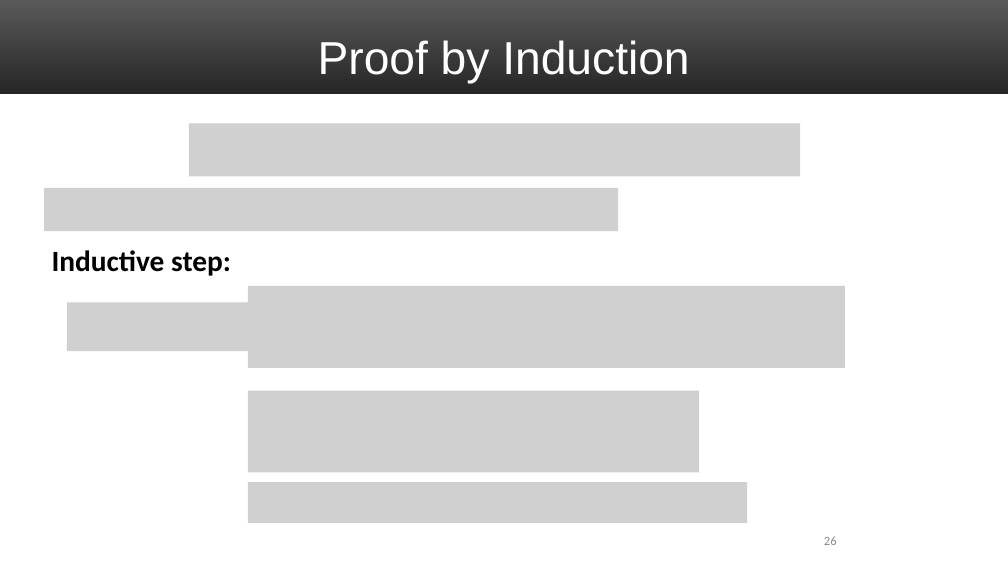
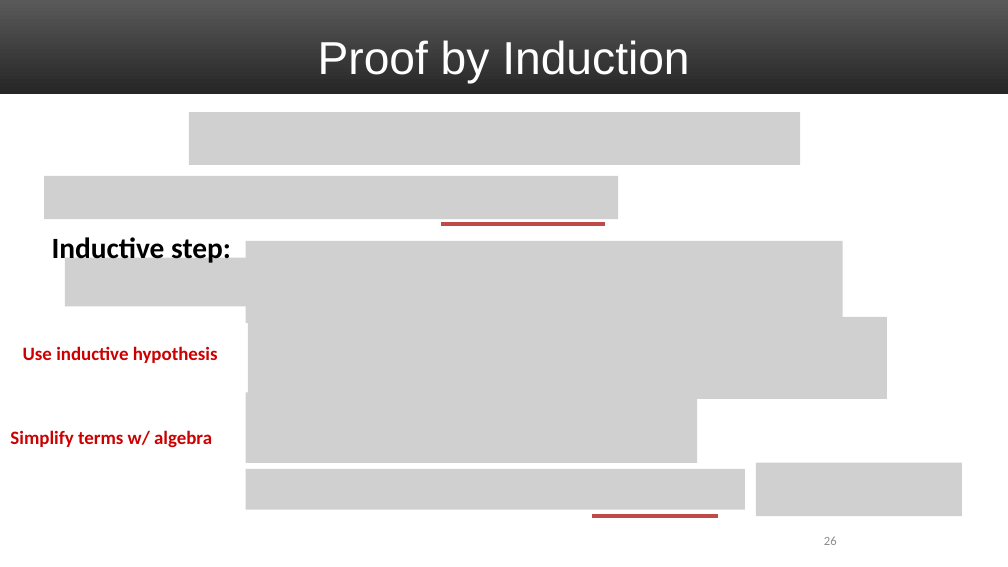
Before and after one commit to uva-cs/cs4102-f21, a slide deck: slide 26 of slides/quickselect_MM.pptx. Drawn at 1008x567 pixels with LibreOffice and Linux fonts; fonts in the diff are those of the drawing; grey boxes stand for pictures. Boxes give left, top, right and bottom in pixels: in the first picture for what was removed or moved away, otherwise in the second. Text is boxed around its words. In the diff, an @@ line names an element or a change of style, - is before the commit and + after.

```diff
--- a/slides/quickselect_MM.pptx
+++ b/slides/quickselect_MM.pptx
@@ 2 pictures, 1 text moved together from (x1=44, y1=123, x2=800, y2=276) to (x1=44, y1=112, x2=800, y2=266) @@
@@ line added from (442, 224) to (605, 224), #BF4C48 3.5 pt @@
@@ picture added at (x1=65, y1=258, x2=309, y2=307) @@
@@ picture moved from (x1=248, y1=286, x2=845, y2=368) to (x1=246, y1=241, x2=843, y2=323) @@
@@ picture removed at (x1=67, y1=302, x2=312, y2=352) @@
@@ picture added at (x1=248, y1=317, x2=887, y2=399) @@
@@ text added at (x1=23, y1=346, x2=218, y2=363), 18 pt, text #CC0000, bold @@
+Use inductive hypothesis
@@ picture resized from (x1=248, y1=391, x2=699, y2=473) to (x1=246, y1=392, x2=697, y2=463) @@
@@ text added at (x1=10, y1=430, x2=212, y2=448), 18 pt, text #CC0000, bold @@
+Simplify terms w/ algebra
@@ picture moved from (x1=248, y1=482, x2=747, y2=523) to (x1=246, y1=469, x2=745, y2=510) @@
@@ picture added at (x1=756, y1=463, x2=963, y2=516) @@
@@ line added from (592, 516) to (718, 516), #BF4C48 3.5 pt @@
```
Also in this commit, not shown: 5 other files.
